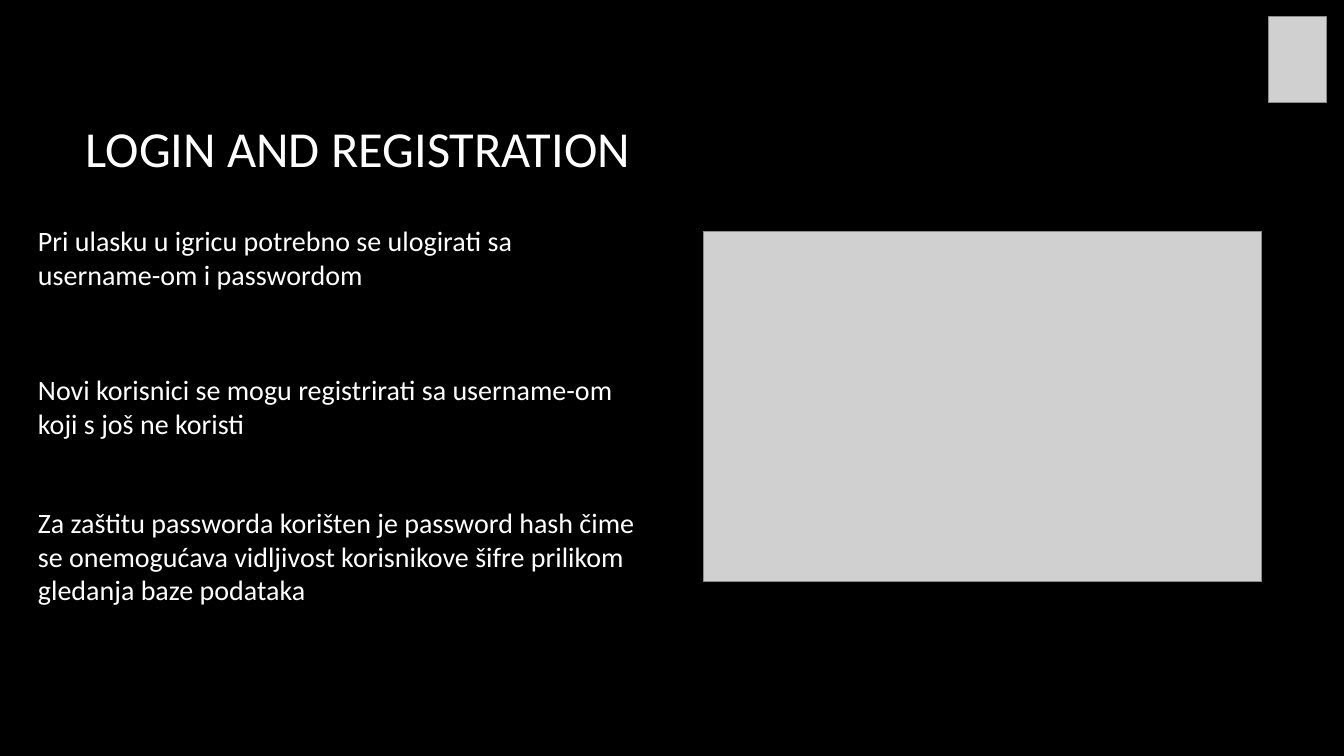
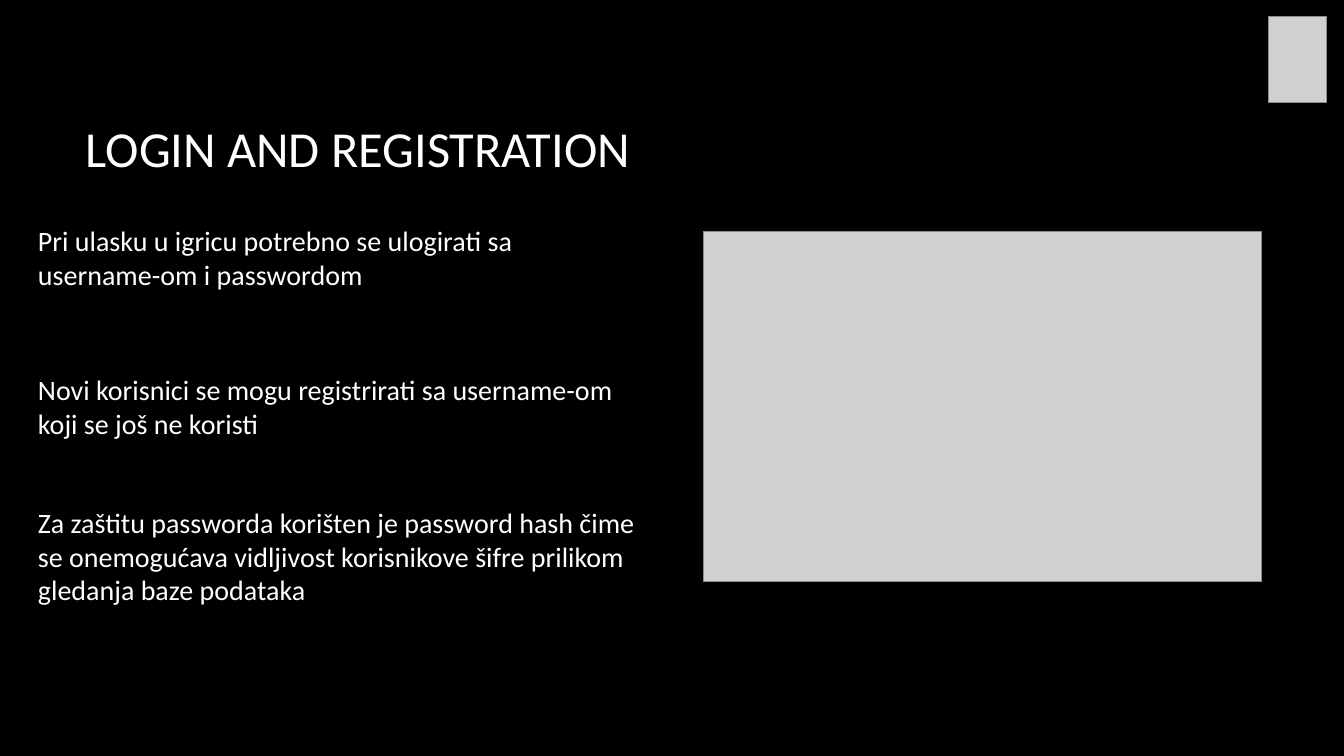
Before and after one commit to lukinjozg/RP2_Sah_projekt, a slide deck: slide 16 of INTERGALAKTIČKI_ŠAH.pptx. Drawn at 1344x756 pixels with LibreOffice and Linux fonts; fonts in the diff are those of the drawing; grey boxes stand for pictures; background and template pictures are left out. Boxes give left, top, right and bottom in pixels: in the first picture for what was removed or moved away, otherwise in the second. Text is boxed around its words. In the diff, an @@ line names an element or a change of style, - is before the commit and + after.

```diff
--- a/INTERGALAKTIČKI_ŠAH.pptx
+++ b/INTERGALAKTIČKI_ŠAH.pptx
@@ text at [38,380,613,439]: text changed @@
-Novi korisnici se mogu registrirati sa username-om koji s još ne koristi
+Novi korisnici se mogu registrirati sa username-om koji se još ne koristi
```
Also in this commit, not shown: 3 other slides changed.
